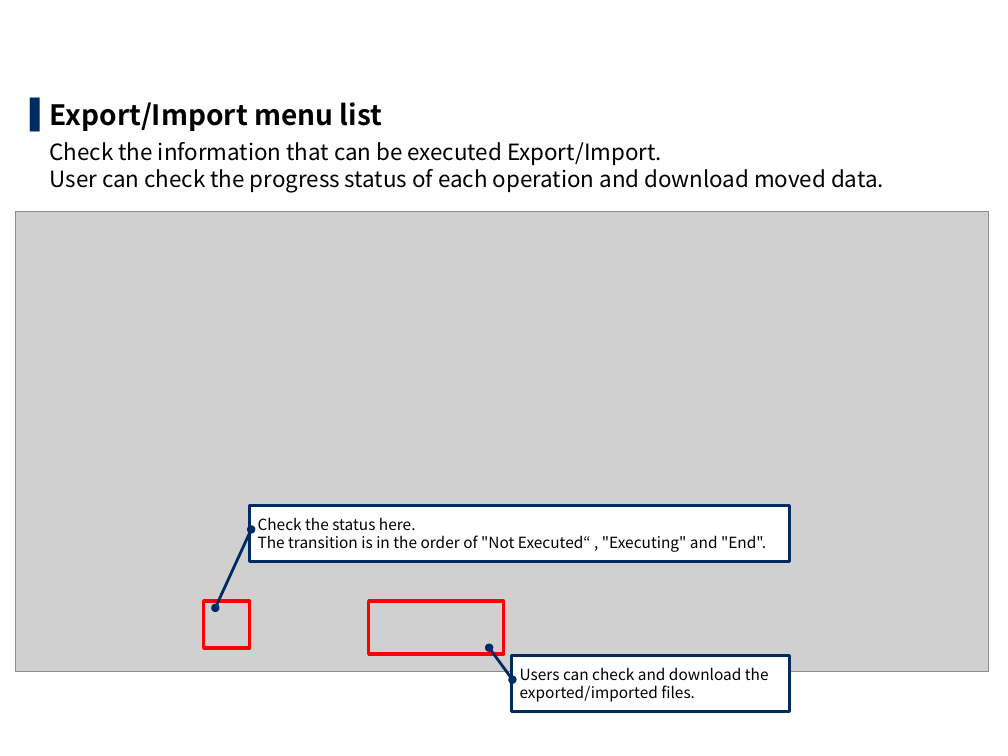
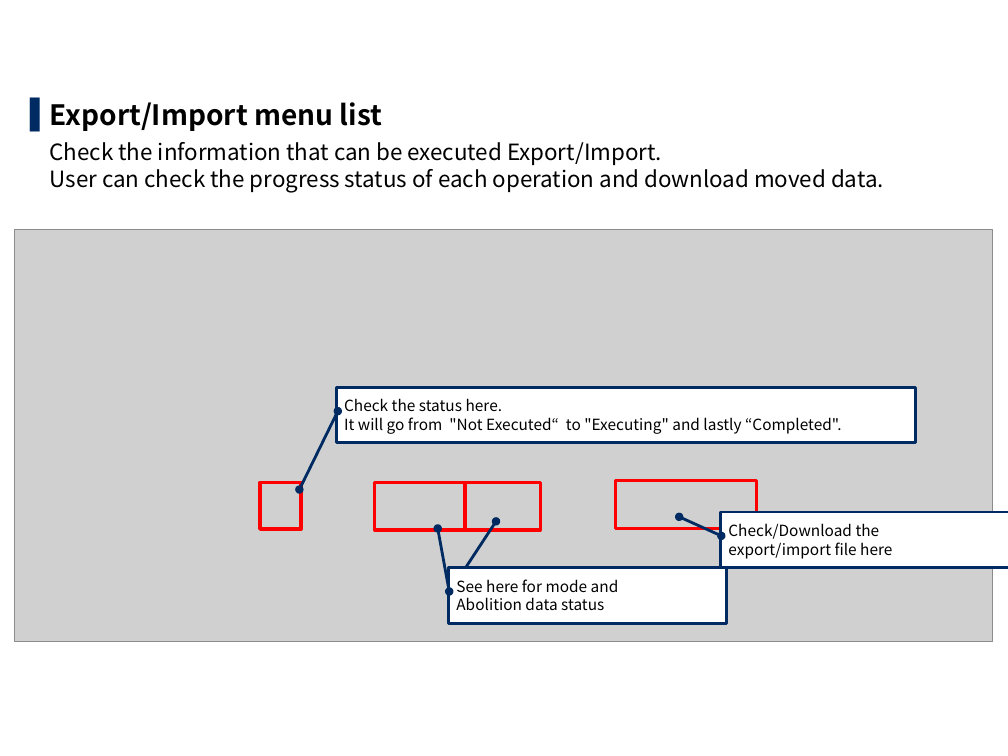
Before and after one commit to exastro-suite/it-automation-docs, a slide deck: slide 12 of asset/Learn/ITA-export-import_classroom_lecture_en.pptx (slide 16 before the commit). Drawn at 1008x756 pixels with LibreOffice and Linux fonts; fonts in the diff are those of the drawing; grey boxes stand for pictures; background and template pictures are left out. Boxes give left, top, right and bottom in pixels: in the first picture for what was removed or moved away, otherwise in the second. Text is boxed around its words. In the diff, an @@ line names an element or a change of style, - is before the commit and + after.

```diff
--- a/asset/Learn/ITA-export-import_classroom_lecture_en.pptx
+++ b/asset/Learn/ITA-export-import_classroom_lecture_en.pptx
@@ picture: place and size @@
-picture at box(16, 212, 989, 672)
+picture at box(15, 229, 993, 642)
@@ border callout "Check the status here.": place and size @@
-border callout "Check the status here." at box(250, 506, 790, 561)
+border callout "Check the status here." at box(337, 387, 916, 443)
@@ text in border callout at box(344, 417, 841, 434): text changed @@
-The transition is in the order of "Not Executed“ , "Executing" and "End".
+It will go from "Not Executed“ to "Executing" and lastly “Completed".
@@ rectangle: place and size @@
-rectangle at box(204, 601, 250, 647)
+rectangle at box(260, 482, 301, 528)
@@ rectangle added at box(375, 482, 466, 529), outline #FF0000 2.25 pt @@
@@ rectangle added at box(465, 482, 540, 529), outline #FF0000 2.25 pt @@
@@ rectangle added at box(615, 481, 756, 528), outline #FF0000 2.25 pt @@
@@ double arrow added from (496, 521) to (452, 590), #002A60 2 pt @@
@@ border callout added at box(721, 512, 1008, 568), fill #FFFFFF, outline #002B62 2 pt, 11 pt, text #000000 @@
+Check/Download the
+export/import file here
@@ border callout "See here for mode and ...": place and size @@
-border callout "See here for mode and ..." at box(512, 656, 790, 712)
+border callout "See here for mode and ..." at box(449, 568, 727, 623)
@@ border callout "See here for mode and ..." at box(449, 568, 727, 623): proportions changed @@
@@ text in border callout at box(456, 579, 619, 610): text changed @@
-Users can check and download the
-exported/imported files.
+See here for mode and
+Abolition data status
@@ rectangle removed at box(369, 601, 504, 653) @@
```
Also in this commit, not shown: 9 other slides changed, 7 slides removed, 5 other files.
